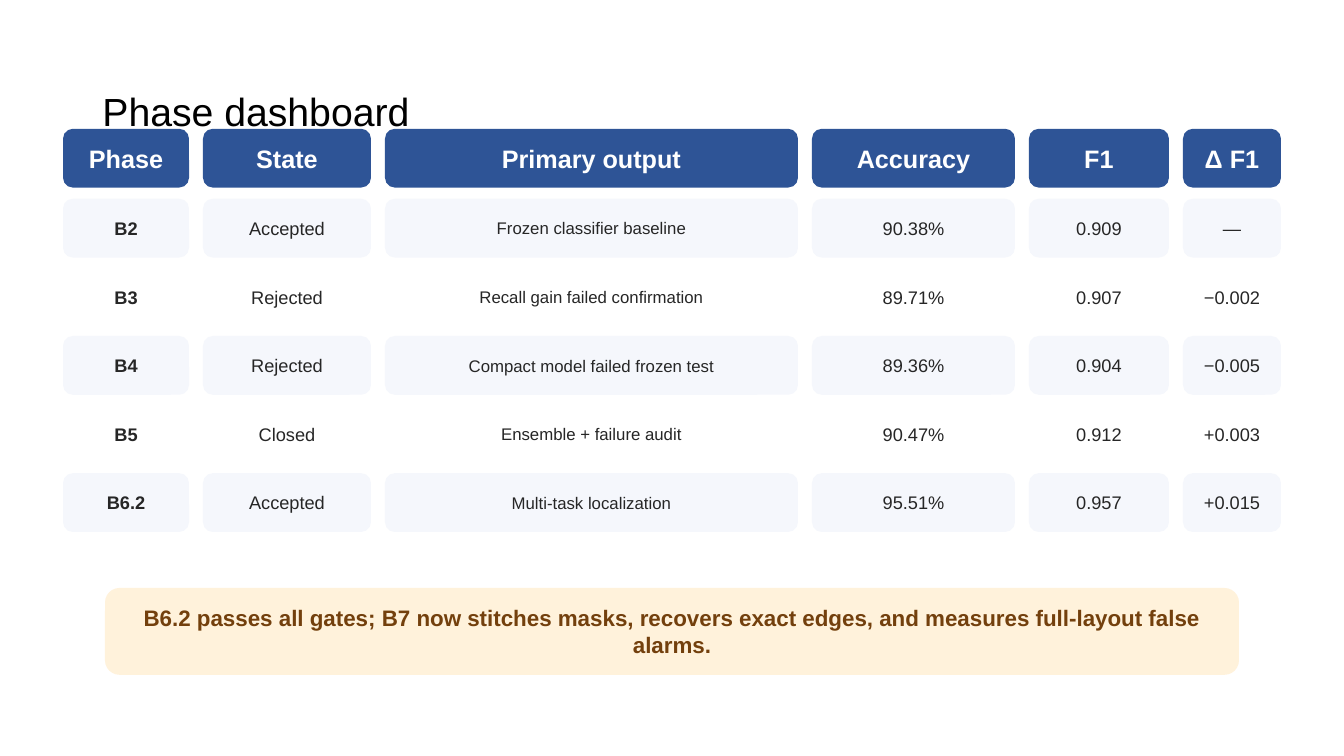
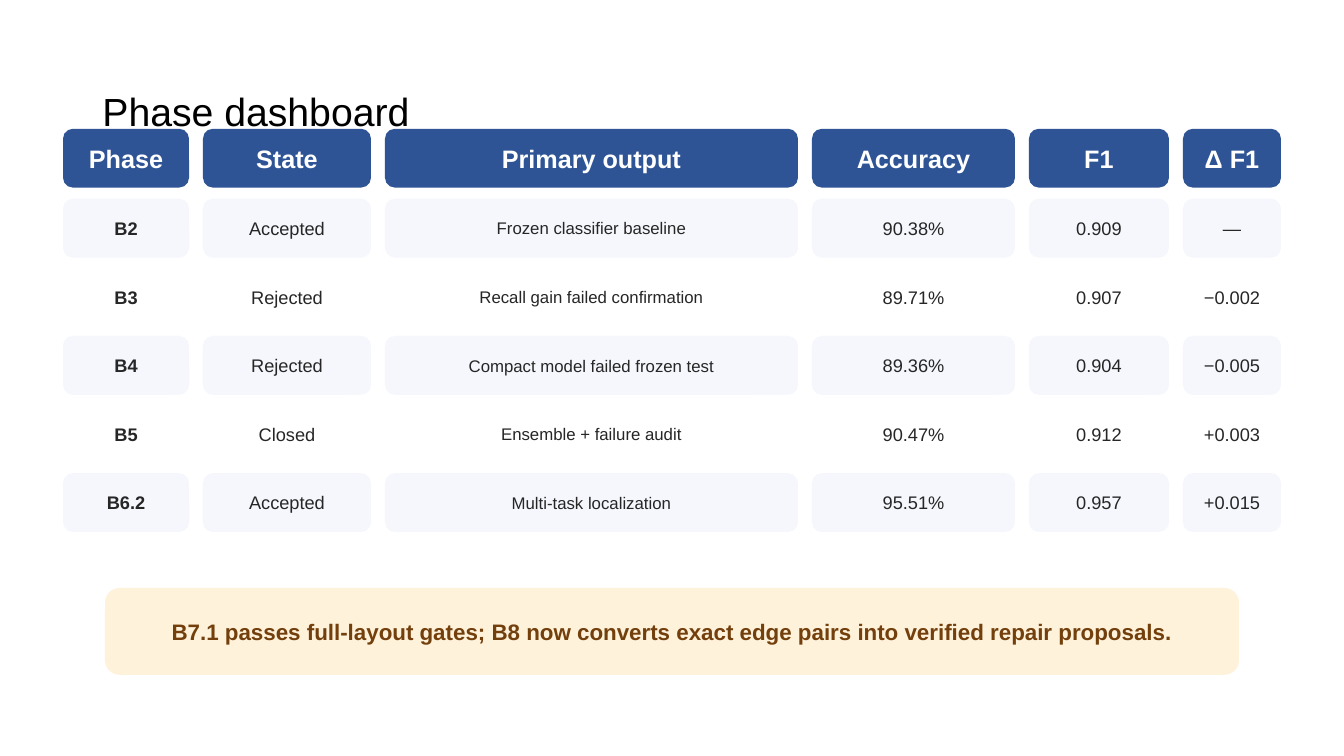
Before and after one commit to nocleo/ADVLSI2_Project_updated, a slide deck: slide 16 of presentation/ADVLSI2_DRC_CNN_Project_Progress.pptx. Drawn at 1344x756 pixels with LibreOffice and Linux fonts; fonts in the diff are those of the drawing. Boxes give left, top, right and bottom in pixels: in the first picture for what was removed or moved away, otherwise in the second. Text is boxed around its words. In the diff, an @@ line names an element or a change of style, - is before the commit and + after.

Commit message:
Record accepted B7.1 full-layout result

```diff
--- a/presentation/ADVLSI2_DRC_CNN_Project_Progress.pptx
+++ b/presentation/ADVLSI2_DRC_CNN_Project_Progress.pptx
@@ text in rounded rectangle at [172,623,1171,645]: text changed @@
-B6.2 passes all gates; B7 now stitches masks, recovers exact edges, and measures full-layout false alarms.
+B7.1 passes full-layout gates; B8 now converts exact edge pairs into verified repair proposals.
```
Also in this commit, not shown: 3 other slides changed, 1 slide added, 5 other files.
